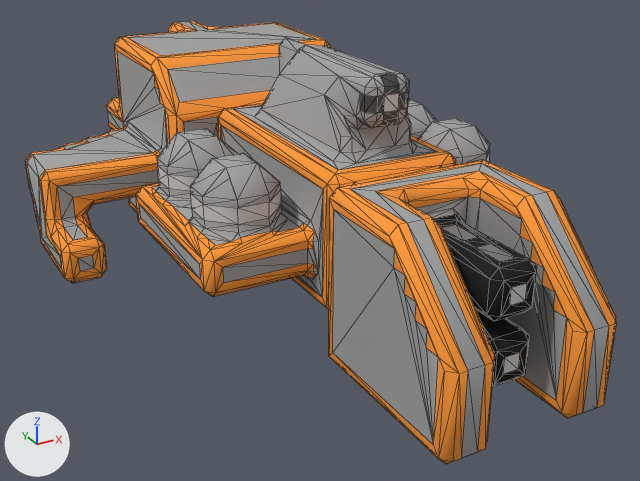
One commit to the OBJ model src/jsMain/resources/meshes/ndrc-2-jager-class.obj: the scene before it, then after it.
One viewpoint serves both versions: a 50 mm lens placed at (-27.7, -53.4, -29.9), pointed at (0.2, -2.6, -55.2). The lights are fixed; the arrows at lower left show +X, +Y and +Z. Mesh edges are drawn as thin lines. Where no turn or scale is listed for an object, it has been applied to the vertices.

Names of what the first picture shows: 'ndrc-2-jager-class'.
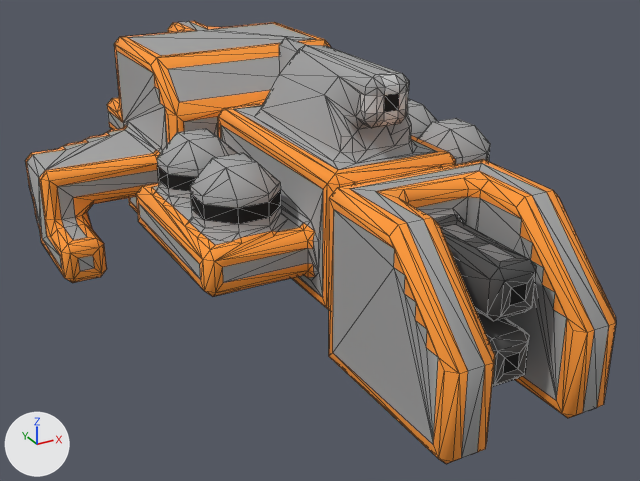
The newer file is also turned or shifted as a whole; pictures and numbers use the older file's frame.

Location of each change, [x1, y1, x2, y2] in pixels of the pictures (640 x 481 px; the box of a moved part takes in the faces that stretch with it):
part 1 of me_ndrc_2_jager_class, moved or reshaped: before [258, 105, 490, 193]; after [202, 118, 409, 242]
part 2 of me_ndrc_2_jager_class, moved or reshaped: before [167, 137, 238, 208]; after [167, 137, 238, 206]
part 3 of me_ndrc_2_jager_class, surface changed: [157, 74, 537, 387] in both

Diff of the bpy script that builds the scene:
```diff
--- a/src/jsMain/resources/meshes/ndrc-2-jager-class.obj.py
+++ b/src/jsMain/resources/meshes/ndrc-2-jager-class.obj.py
@@ me_ndrc_2_jager_class @@
 # used by ob_ndrc_2_jager_class; location = (0.0, 0.0, 0.0)
-me_ndrc_2_jager_class.from_pydata(...)  # 1627 vertices, 3071 faces; spans x -16.5..16.5, y -25.5..25.5, z -58.7..-41.7
+me_ndrc_2_jager_class.from_pydata(...)  # 1625 vertices, 3072 faces; spans x -16.5..16.5, y -25.5..25.5, z -58.7..-41.7
+# me_ndrc_2_jager_class part 1: 1 vertex moved from x -7.0, y -9.0, z -47.7 to x -6.0, y -8.5, z -48.2; 4 vertices removed from x -2.0..10.0, y -10.0..-2.5, z -48.2..-44.7; 5 vertices added at x -10.0..10.0, y -10.0..0.5, z -50.7..-45.7
+# me_ndrc_2_jager_class part 2: 2 vertices moved from x -9.0..-6.0, y -2.5, z -48.2..-47.2 to x -9.0..-6.5, y -3.0, z -48.2..-47.7; 1 vertex removed from x -10.0, y -3.0, z -50.7; 2 vertices added at x -10.0..-0.5, y -2.5..1.0, z -50.2..-44.2
+# me_ndrc_2_jager_class part 3: 240 kept faces spanning x -10.5..10.5, y -23.5..25.5, z -55.9..-41.7 get new texture (UV) coordinates
 me_ndrc_2_jager_class.materials.append(mat_ndrc_2_jager_class)
```
